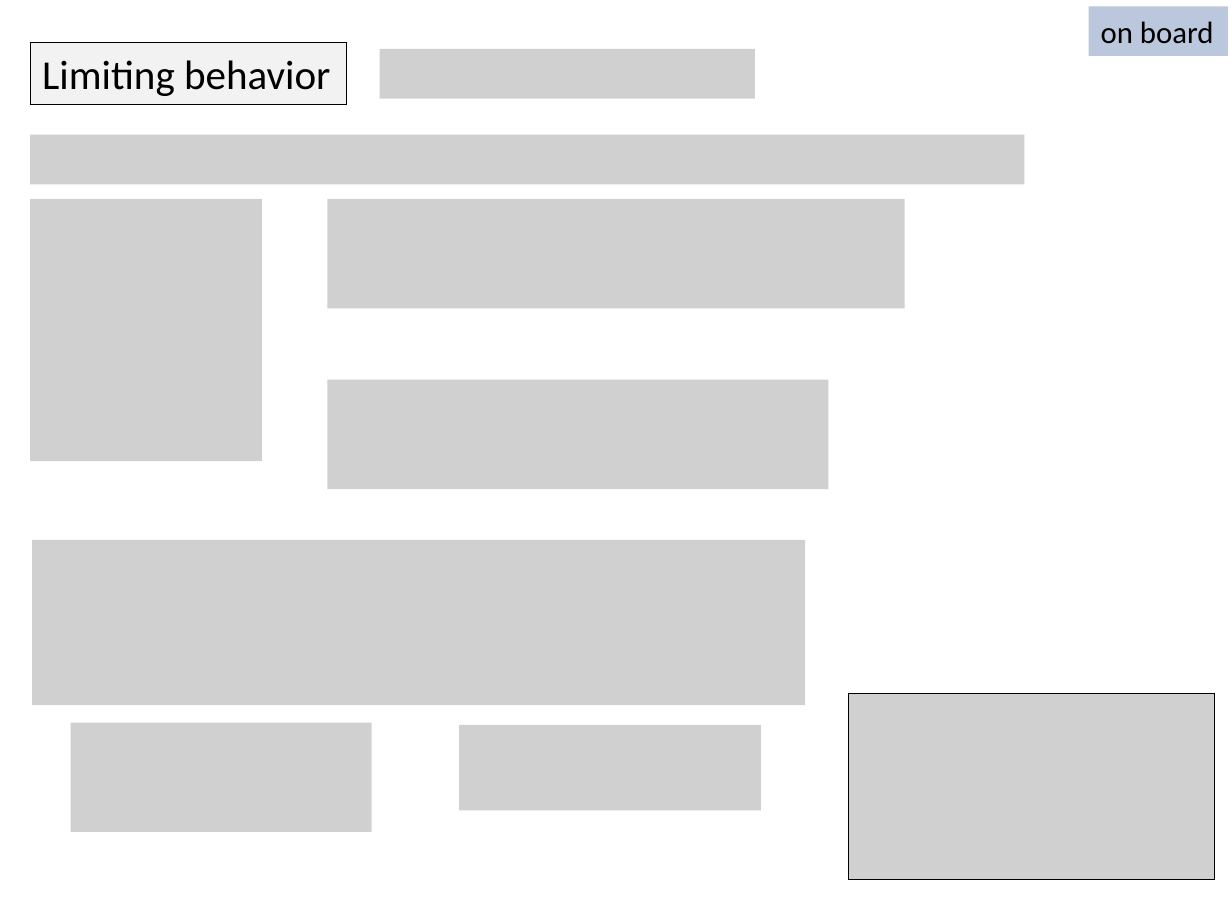
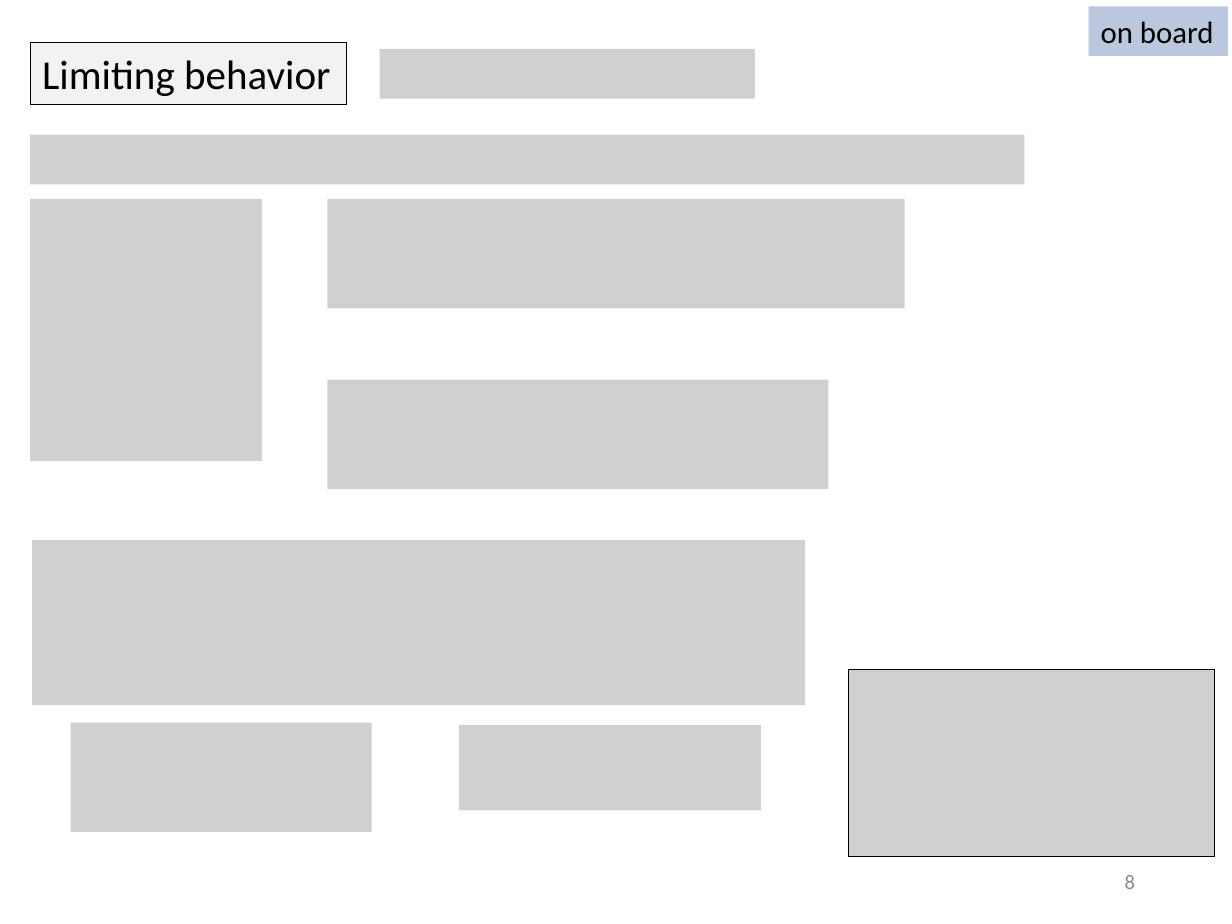
Before and after one commit to rileyhanus/rileyhanus.github.io, a slide deck: slide 8 of teaching_docs/nano-scale-thermal-transport/lecture-3.pptx. Drawn at 1232x924 pixels with LibreOffice and Linux fonts; fonts in the diff are those of the drawing; grey boxes stand for pictures. Boxes give left, top, right and bottom in pixels: in the first picture for what was removed or moved away, otherwise in the second. Text is boxed around its words. In the diff, an @@ line names an element or a change of style, - is before the commit and + after.

Commit message:
added lecture-5

```diff
--- a/teaching_docs/nano-scale-thermal-transport/lecture-3.pptx
+++ b/teaching_docs/nano-scale-thermal-transport/lecture-3.pptx
@@ picture: place and size @@
-picture at bbox=[848, 694, 1214, 880]
+picture at bbox=[848, 670, 1214, 856]
@@ page number added at bbox=[1125, 875, 1135, 889], 12 pt, text #8C8C8C @@
+8
```
Also in this commit, not shown: 12 other slides changed, 1 slide added, 1 slide removed, 8 other files.
